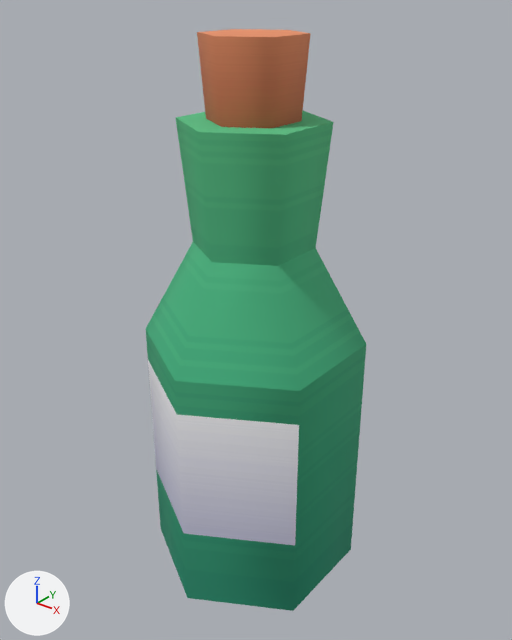
An edit to the glTF model Assets/UnityEve/Art/Models/survival/bottle.glb, drawn before and after from the same camera.
Before and after are seen from a camera (50 mm lens) standing at (0.1082, -0.1342, 0.1654) and looking at (-0.0007, 0.0019, 0.081). Lighting does not change. The marker at lower left points along +X, +Y and +Z. The older version comes first. Vertices at exactly the same position are counted once.

The first picture shows 'bottle'.
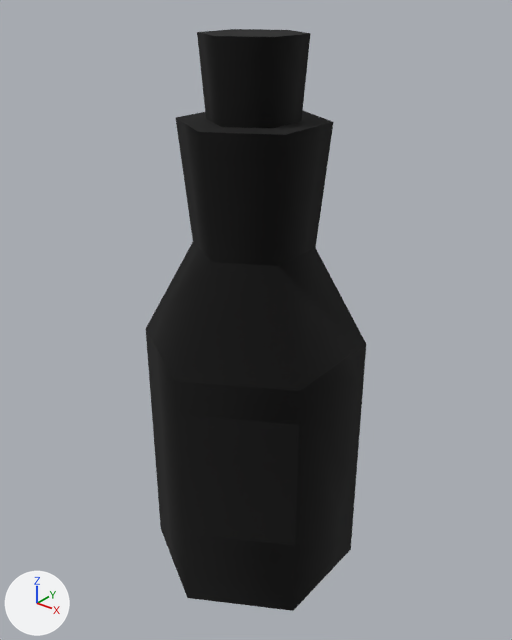
Boxes (x1, y1, x2, y2) around the edits, measured in the pictures (512 x 640 px):
```json
{"part": 1, "of": "me_bottle", "change": "surface changed", "before": [146, 29, 366, 611], "after": [146, 29, 366, 611], "on screen": "green to black"}
```

Edits to the scene script, one JSON object a line:
```json
{"block": "me_bottle", "where": "me_bottle.from_pydata(...)  # 60 vertices, 96 faces; spans x -0.026..0.026, y -0.03..0.03, z 0.0..0.154"}
{"block": "me_bottle", "where": "# used by ob_bottle; location = (0.0, 0.0, 0.0)"}
{"block": "me_bottle", "change": "me_bottle part 1: 96 kept faces spanning x -0.026..0.026, y -0.03..0.03, z 0.0..0.154 get new texture (UV) coordinates"}
```
